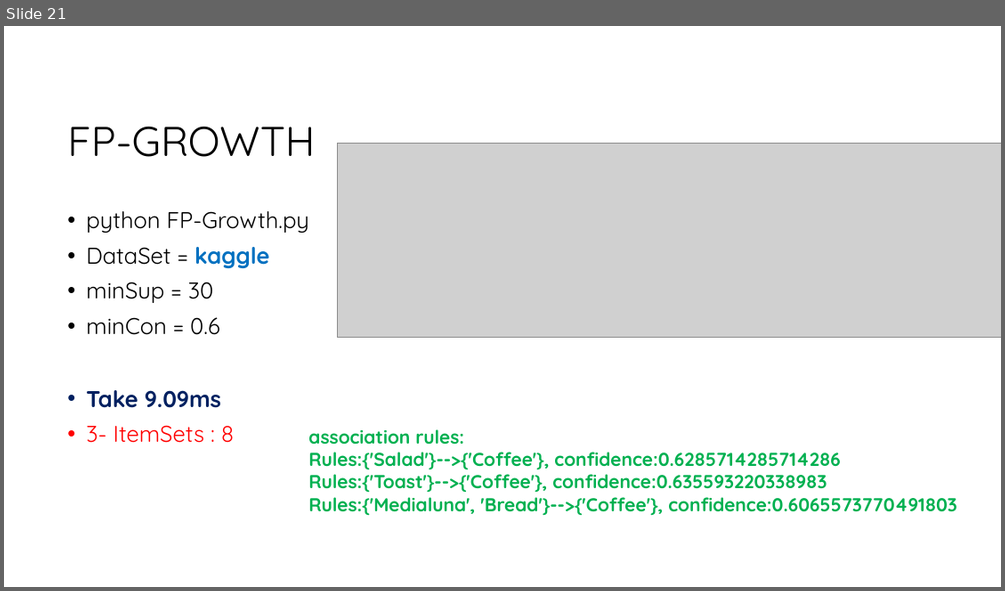
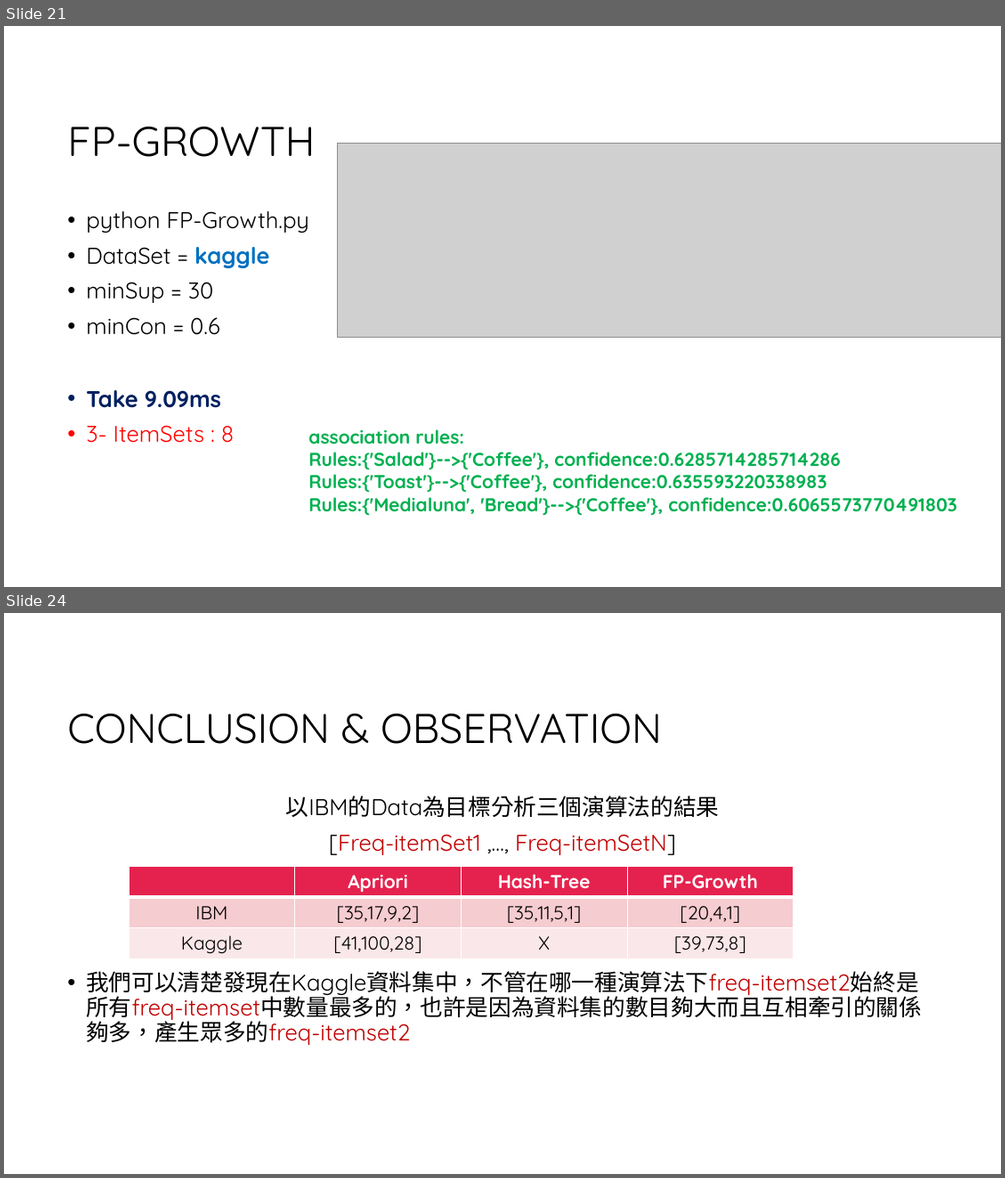
Before and after one commit to Leyan529/DataMining, a slide deck: Apriori/Report/Apriori Report.pptx. Shown one above the other, each under a label of ours: slide 21 before the commit, slides 21 and 24 after it; the slides between them are not shown. The pictures are 1005x591 and 1005x1178 pixels, drawn with LibreOffice and Linux fonts; fonts in the diff are those of the drawing; grey boxes stand for pictures; background and template pictures are left out. Boxes give left, top, right and bottom in pixels: in the first picture for what was removed or moved away, otherwise in the second. Text is boxed around its words. In the diff, an @@ line names an element or a change of style, - is before the commit and + after.

```diff
--- a/Apriori/Report/Apriori Report.pptx
+++ b/Apriori/Report/Apriori Report.pptx
@@ slide 24 added at [4, 613, 1001, 1174], background #FFFFFF @@
@@ title added at [67, 714, 662, 744], 40 pt, text #000000 @@
+CONCLUSION & OBSERVATION
@@ text added at [86, 795, 922, 1045], 22 pt, text #000000 @@
+以IBM的Data為目標分析三個演算法的結果
+[Freq-itemSet1 ,…, Freq-itemSetN]
+• 我們可以清楚發現在Kaggle資料集中，不管在哪一種演算法下freq-itemset2始終是所有freq-itemset中數量最多的，也許是因為資料集的數目夠大而且互相牽引的關係夠多，產生眾多的freq-itemset2
@@ table added at [129, 866, 793, 957], 3 rows, 4 columns @@
+ | Apriori | Hash-Tree | FP-Growth
+IBM | [35,17,9,2] | [35,11,5,1] | [20,4,1]
+Kaggle | [41,100,28] | X | [39,73,8]
```
Also in this commit, not shown: 7 slides changed, 3 other slides added, 6 other files.
